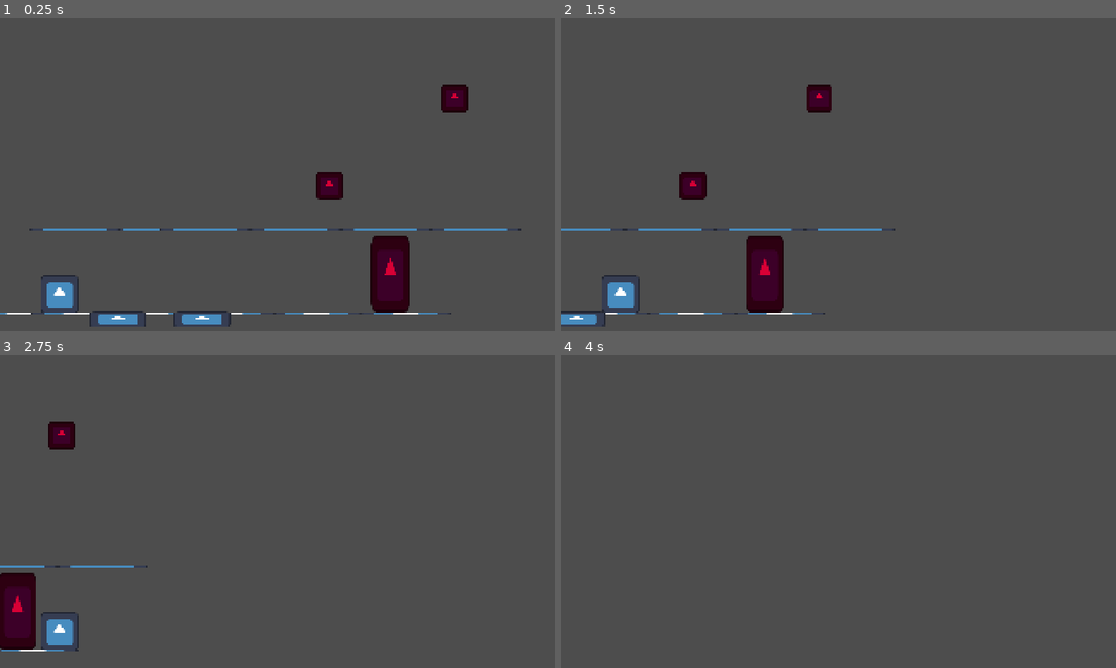
Above: before the commit, frames 1-4 (two rows, left to right).
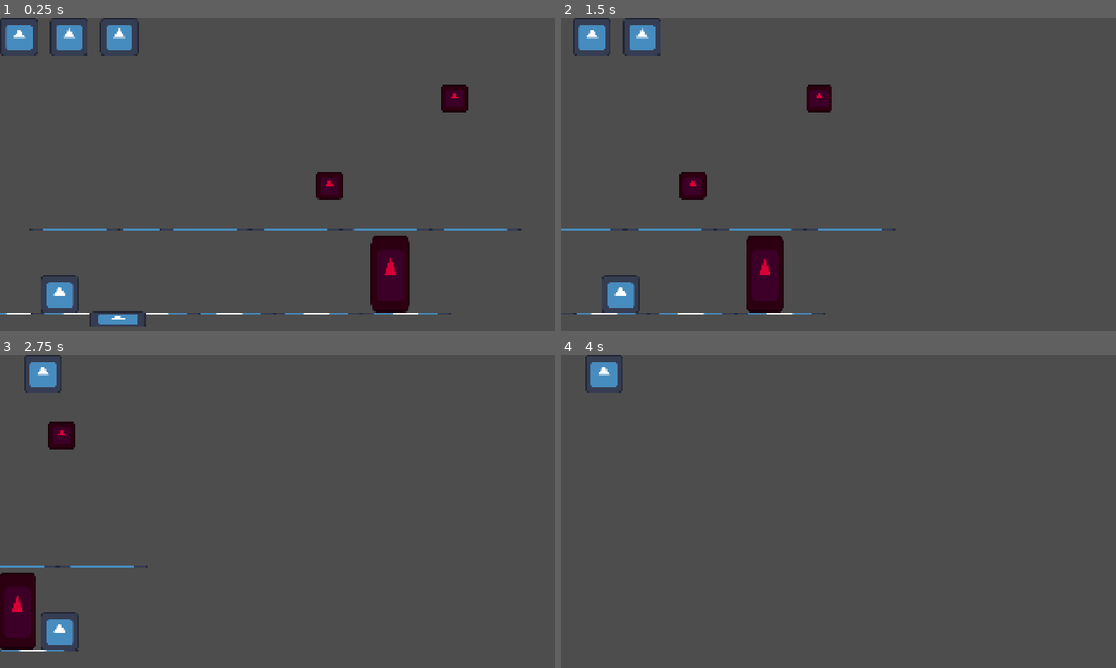
Above: after the commit, the same moments.

Repository: ricargoes/LayeredWheel
Game: Godot game, scene res://src/world.tscn
The game is run twice, just before and just after one commit, with the same random seed, the same clock (stepped at 60 frames per second) and the same inputs. The engine's default icon, where the game draws it, is replaced by a stand-in: a white triangle on a blue panel in a dark square.
Inputs:
- Up to frame 1 (0.25 s): no input
- Up to frame 2 (1.5 s): hold C (change_layer) 0.53-1.28 s; tap Space (jump) at 0.77 s; tap C (change_layer) at 1.35 s
- Up to frame 3 (2.75 s): tap Space (jump) at 1.52 s; hold S (down) from 2.03 s (still down); hold C (change_layer) from 2.03 s (still down)
- Up to frame 4 (4 s): release S (down) at 2.78 s; release C (change_layer) at 2.78 s; tap C (change_layer) at 2.85 s; tap Space (jump) at 3.02, 3.77 s; hold C (change_layer) from 3.53 s (still down)

The runs differ from the first frame. In frame 1, 1.8% of the frame differs, in the area x 0-42%, y 0-99%; in frame 2, 1.2%; in frame 3, 0.5%; in frame 4, 0.5%.

Commit message:
life points ui

Diff:
--- a/src/characters/wheel.gd
+++ b/src/characters/wheel.gd
@@ -20,7 +20,7 @@
 
 func _ready() -> void:
 	life_points = max_life_points
-	#$UI.sync_life(life_points, max_life_points)
+	$UI.initialize(max_life_points)
 
 func _process(delta: float) -> void:
 	velocity.x = player_speed
@@ -120,7 +120,7 @@
 
 func hurt(damage: int = 1):
 	life_points -= damage
-	#$UI.sync_life(life_points, max_life_points)
+	$UI.sync_life(life_points, max_life_points)
 	if life_points <= 0:
 		die()
 
--- a/src/characters/wheel.tscn
+++ b/src/characters/wheel.tscn
@@ -2,6 +2,7 @@
 
 [ext_resource type="Script" uid="uid://db1carrpqu7ow" path="res://src/characters/wheel.gd" id="1_4ndvc"]
 [ext_resource type="Texture2D" uid="uid://djpb8v3usvygg" path="res://icon.svg" id="1_ymkgr"]
+[ext_resource type="PackedScene" uid="uid://l0svrmegebof" path="res://src/ui/ui.tscn" id="3_3fmbn"]
 
 [sub_resource type="SpriteFrames" id="SpriteFrames_kvonq"]
 animations = [{
@@ -78,3 +79,5 @@
 
 [node name="ActiveLayerLifespan" type="Timer" parent="." unique_id=468315740]
 one_shot = true
+
+[node name="UI" parent="." unique_id=880718439 instance=ExtResource("3_3fmbn")]
--- /dev/null
+++ b/src/side_scroller_camera.tscn
@@ -0,0 +1,7 @@
+[gd_scene format=3 uid="uid://bgaienyjflt48"]
+
+[ext_resource type="Script" uid="uid://xtmofsaqxxj8" path="res://src/side_scroller_camera.gd" id="1_s5qfi"]
+
+[node name="SideScrollerCamera" type="Camera2D" unique_id=335418104 node_paths=PackedStringArray("followee")]
+script = ExtResource("1_s5qfi")
+followee = NodePath("")
--- /dev/null
+++ b/src/ui/life_point.gd
@@ -0,0 +1,10 @@
+extends TextureRect
+
+var full_point_texture = preload("res://icon.svg")
+var empty_point_texture = null
+
+func lose_point() -> void:
+	texture = empty_point_texture
+
+func get_point() -> void:
+	texture = full_point_texture
--- /dev/null
+++ b/src/ui/life_point.tscn
@@ -0,0 +1,8 @@
+[gd_scene format=3 uid="uid://bv3tlhj53okwr"]
+
+[ext_resource type="Texture2D" uid="uid://djpb8v3usvygg" path="res://icon.svg" id="1_hlmkc"]
+[ext_resource type="Script" uid="uid://bthrpimh1sbw7" path="res://src/ui/life_point.gd" id="2_5l1up"]
+
+[node name="LifePoint" type="TextureRect" unique_id=1055001713]
+texture = ExtResource("1_hlmkc")
+script = ExtResource("2_5l1up")
--- /dev/null
+++ b/src/ui/ui.gd
@@ -0,0 +1,15 @@
+extends CanvasLayer
+
+var life_point_scene: PackedScene = preload("res://src/ui/life_point.tscn")
+
+func initialize(max_life_points: int) -> void:
+	for i in range(max_life_points):
+		var lifepoint_object = life_point_scene.instantiate()
+		%Health.add_child(lifepoint_object)
+
+func sync_life(life_points, max_life_points) -> void:
+	var lifepoints_objects = %Health.get_children()
+	for i in range(life_points):
+		lifepoints_objects[i].get_point()
+	for i in range(max_life_points - life_points):
+		lifepoints_objects[i].lose_point()
--- /dev/null
+++ b/src/ui/ui.tscn
@@ -0,0 +1,13 @@
+[gd_scene format=3 uid="uid://l0svrmegebof"]
+
+[ext_resource type="Script" uid="uid://dse5ouf22fxk8" path="res://src/ui/ui.gd" id="1_qemve"]
+
+[node name="UI" type="CanvasLayer" unique_id=880718439]
+script = ExtResource("1_qemve")
+
+[node name="Health" type="HBoxContainer" parent="." unique_id=1612692993]
+unique_name_in_owner = true
+custom_minimum_size = Vector2(0, 100)
+offset_right = 40.0
+offset_bottom = 40.0
+theme_override_constants/separation = 40
--- a/src/world.tscn
+++ b/src/world.tscn
@@ -3,7 +3,7 @@
 [ext_resource type="PackedScene" uid="uid://paasf2u0keqv" path="res://src/stage/platform.tscn" id="1_xlegt"]
 [ext_resource type="PackedScene" uid="uid://c52axfdqsgime" path="res://src/characters/wheel.tscn" id="2_0qwtu"]
 [ext_resource type="PackedScene" uid="uid://bkimcg61o4n8h" path="res://src/stage/elemental_source.tscn" id="3_0qwtu"]
-[ext_resource type="Script" uid="uid://xtmofsaqxxj8" path="res://src/side_scroller_camera.gd" id="4_t101k"]
+[ext_resource type="PackedScene" uid="uid://bgaienyjflt48" path="res://src/side_scroller_camera.tscn" id="3_usxdn"]
 [ext_resource type="PackedScene" uid="uid://b7k5eyanfhixp" path="res://src/characters/standing_enemy.tscn" id="5_36ipd"]
 [ext_resource type="PackedScene" uid="uid://bkttgdticlx82" path="res://src/characters/flying_enemy.tscn" id="6_usxdn"]
 
@@ -50,8 +50,7 @@
 [node name="Wheel" parent="." unique_id=1984499010 instance=ExtResource("2_0qwtu")]
 position = Vector2(175, 912)
 
-[node name="SideScrollerCamera" type="Camera2D" parent="." unique_id=1566799038 node_paths=PackedStringArray("followee")]
-script = ExtResource("4_t101k")
+[node name="SideScrollerCamera" parent="." unique_id=335418104 node_paths=PackedStringArray("followee") instance=ExtResource("3_usxdn")]
 followee = NodePath("../Wheel")
 
 [node name="Puddles" type="Node2D" parent="." unique_id=533070988]
@@ -61,7 +60,7 @@
 
 [node name="Puddle2" parent="Puddles" unique_id=627847792 instance=ExtResource("3_0qwtu")]
 position = Vector2(777, 990)
-type = 2
+type = 5
 
 [node name="Enemies" type="Node2D" parent="." unique_id=485325726]
 
Not shown, added: src/ui/life_point.gd.uid
Not shown, added: src/ui/ui.gd.uid
